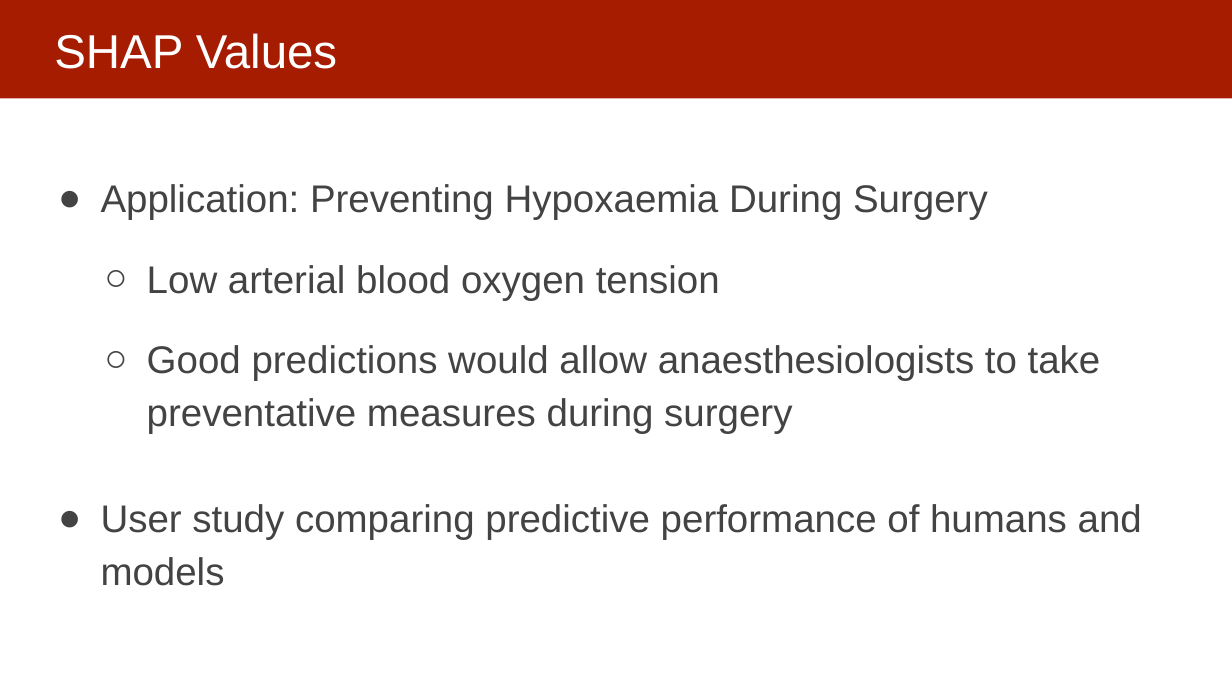
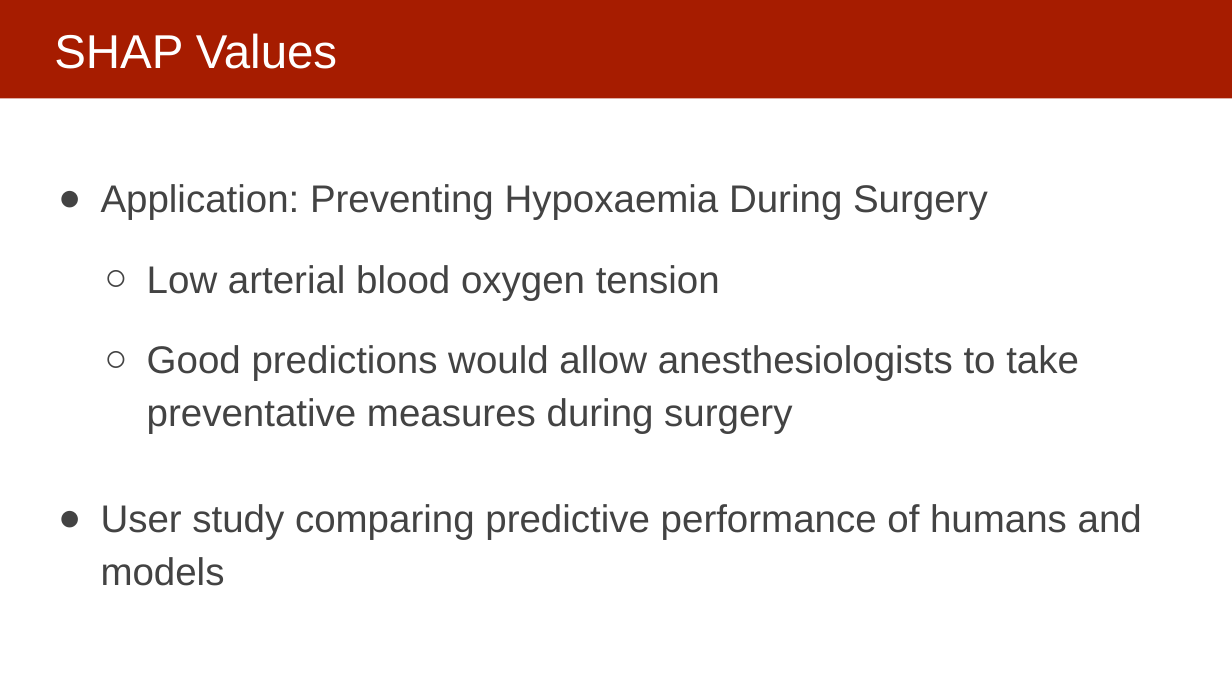
Before and after one commit to dssg/mlforpublicpolicylab, a slide deck: slide 27 of 11 - Model Interpretability Pt 2/Interpretability part 2.pptx (slide 24 before the commit). Drawn at 1232x693 pixels with LibreOffice and Linux fonts; fonts in the diff are those of the drawing. Boxes give left, top, right and bottom in pixels: in the first picture for what was removed or moved away, otherwise in the second. Text is boxed around its words. In the diff, an @@ line names an element or a change of style, - is before the commit and + after.

```diff
--- a/11 - Model Interpretability Pt 2/Interpretability part 2.pptx
+++ b/11 - Model Interpretability Pt 2/Interpretability part 2.pptx
@@ text at (147, 345, 1079, 433): text changed @@
-  ○ Good predictions would allow anaesthesiologists to take preventative measures during surgery
+  ○ Good predictions would allow anesthesiologists to take preventative measures during surgery
```
Also in this commit, not shown: 3 other slides changed, 4 slides added, 1 slide removed.
